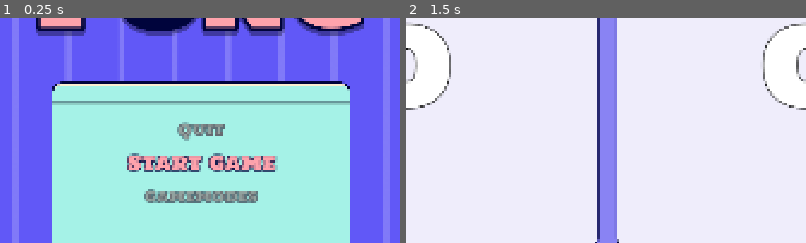
Above: before the commit, frames 1-2 (left to right).
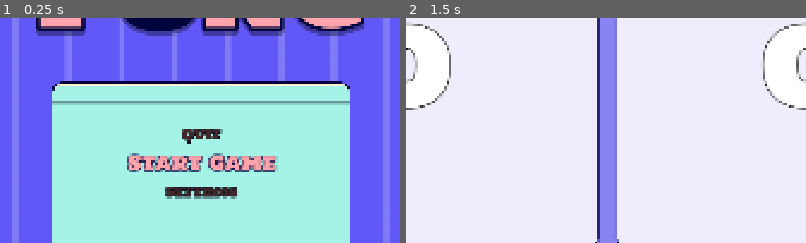
Above: after the commit, the same moments.

Repository: Jurinich/GDSG-WS-semester-project
Game: Godot game, scene res://scenes/main_menu.tscn
Two runs of this game, one before a commit and one after it. Both use one fixed random seed, a clock stepped at 60 frames per second and the inputs below.
Inputs (mouse positions are % of the whole screen's width and height, from its top left):
- Up to frame 1 (0.25 s): no input
- Up to frame 2 (1.5 s): click "Start Game" at 0.5 s; tap Enter at 1.25 s; move the mouse to (72, 45) at 1.27 s; hold W (upP1) from 1.28 s (still down); hold Space (Start) from 1.28 s (still down); click (72, 45) at 1.42 s
The pictures show only the part of the screen within x 25-75%, y 39-89%; the shares and areas given below are measured in that part.

The runs differ from the first frame. In frame 1, 2.6% of the frame differs, in the area x 36-65%, y 46-83%; in frame 2, nothing differs.

Commit message:
ui focus

Diff:
--- a/gdsg-semester-project-w-2025-/scenes/LoopingMenu.tscn
+++ b/gdsg-semester-project-w-2025-/scenes/LoopingMenu.tscn
@@ -14,4 +14,6 @@
 offset_bottom = -0.015014648
 grow_horizontal = 2
 grow_vertical = 2
+focus_mode = 2
 script = ExtResource("1_47ct2")
+horizontal = null
--- a/gdsg-semester-project-w-2025-/scenes/main_menu.tscn
+++ b/gdsg-semester-project-w-2025-/scenes/main_menu.tscn
@@ -87,12 +87,14 @@
 offset_top = 183.754
 offset_right = -358.5
 offset_bottom = -215.99304
+horizontal = false
 menu_radius = 80.0
 rotation_speed = 12.0
 fade_modifier = 0.0
 scale_modifier = 0.473
 
 [node name="StartButton" type="Button" parent="ButtonBox/LoopingMenu" unique_id=2049458779]
+modulate = Color(0.74509805, 0.74509805, 0.74509805, 1)
 z_index = 1
 layout_mode = 0
 offset_left = -178.0
@@ -101,37 +103,23 @@
 offset_bottom = 39.500008
 pivot_offset = Vector2(178, 39.500008)
 size_flags_vertical = 3
+focus_mode = 0
 theme = ExtResource("6_oa1go")
 theme_override_font_sizes/font_size = 48
 text = "Start Game"
 script = ExtResource("7_5dd4i")
 
-[node name="GamemodeButton" type="Button" parent="ButtonBox/LoopingMenu" unique_id=1624673556]
-modulate = Color(0.5, 0.5, 0.5, 0.5)
-layout_mode = 0
-offset_left = -179.0
-offset_top = 40.499947
-offset_right = 179.0
-offset_bottom = 119.50005
-scale = Vector2(0.7635, 0.7635)
-pivot_offset = Vector2(179, 39.5)
-size_flags_vertical = 3
-mouse_filter = 2
-theme = ExtResource("6_oa1go")
-theme_override_font_sizes/font_size = 48
-text = "Gamemodes"
-script = ExtResource("7_5dd4i")
-
 [node name="SettingsButton" type="Button" parent="ButtonBox/LoopingMenu" unique_id=2017300482]
-modulate = Color(0, 0, 0, 0)
+modulate = Color(0.18627451, 0.18627451, 0.18627451, 1)
 layout_mode = 0
 offset_left = -134.0
-offset_top = -39.500008
+offset_top = 29.782024
 offset_right = 134.0
-offset_bottom = 39.500008
-scale = Vector2(0.527, 0.527)
+offset_bottom = 108.78204
+scale = Vector2(0.64525, 0.64525)
 pivot_offset = Vector2(134, 39.500008)
 size_flags_vertical = 3
+focus_mode = 0
 mouse_filter = 2
 theme = ExtResource("6_oa1go")
 theme_override_font_sizes/font_size = 48
@@ -148,6 +136,7 @@
 scale = Vector2(0.527, 0.527)
 pivot_offset = Vector2(120, 39.5)
 size_flags_vertical = 3
+focus_mode = 0
 mouse_filter = 2
 theme = ExtResource("6_oa1go")
 theme_override_font_sizes/font_size = 48
@@ -155,15 +144,16 @@
 script = ExtResource("7_5dd4i")
 
 [node name="QuitButton" type="Button" parent="ButtonBox/LoopingMenu" unique_id=75757821]
-modulate = Color(0.5, 0.5, 0.5, 0.5)
+modulate = Color(0.18627451, 0.18627451, 0.18627451, 1)
 layout_mode = 0
 offset_left = -73.0
-offset_top = -119.5
+offset_top = -108.782036
 offset_right = 73.0
-offset_bottom = -40.5
-scale = Vector2(0.7635, 0.7635)
+offset_bottom = -29.782036
+scale = Vector2(0.64525, 0.64525)
 pivot_offset = Vector2(73, 39.5)
 size_flags_vertical = 3
+focus_mode = 0
 mouse_filter = 2
 theme = ExtResource("6_oa1go")
 theme_override_font_sizes/font_size = 48
@@ -279,9 +269,3 @@
 texture = ExtResource("11_lgwnu")
 expand_mode = 2
 stretch_mode = 4
-
-[connection signal="pressed" from="ButtonBox/LoopingMenu/StartButton" to="." method="_on_start_button_pressed"]
-[connection signal="pressed" from="ButtonBox/LoopingMenu/GamemodeButton" to="." method="_on_start_button_pressed"]
-[connection signal="pressed" from="ButtonBox/LoopingMenu/SettingsButton" to="." method="_on_settings_button_pressed"]
-[connection signal="pressed" from="ButtonBox/LoopingMenu/CreditsButton" to="." method="_on_credits_button_pressed"]
-[connection signal="pressed" from="ButtonBox/LoopingMenu/QuitButton" to="." method="_on_quit_button_pressed"]
--- a/gdsg-semester-project-w-2025-/scenes/player_selection_node.tscn
+++ b/gdsg-semester-project-w-2025-/scenes/player_selection_node.tscn
@@ -80,6 +80,7 @@
 [node name="SelectionLeft" type="TextureButton" parent="MarginContainer/HBoxContainer" unique_id=421449677]
 layout_mode = 2
 size_flags_horizontal = 3
+focus_mode = 0
 texture_normal = ExtResource("5_ph6ke")
 texture_pressed = ExtResource("5_ph6ke")
 texture_hover = ExtResource("5_ph6ke")
@@ -92,6 +93,7 @@
 [node name="SelectionRight" type="TextureButton" parent="MarginContainer/HBoxContainer" unique_id=1375249828]
 layout_mode = 2
 size_flags_horizontal = 3
+focus_mode = 0
 texture_normal = ExtResource("5_ph6ke")
 texture_pressed = ExtResource("5_ph6ke")
 texture_hover = ExtResource("5_ph6ke")
--- a/gdsg-semester-project-w-2025-/scripts/looping_menu.gd
+++ b/gdsg-semester-project-w-2025-/scripts/looping_menu.gd
@@ -1,6 +1,7 @@
 @tool
 extends Control
 
+@export var horizontal: bool = false
 @export var menu_radius: float = 300.0  # affects 3d effect and how far up/down the menu goes
 @export var rotation_speed: float = 10  # how fast the menu should spin
 
@@ -16,11 +17,13 @@
 var visual_selected_menu: float = selected_menu # used to smooth the animation
 var target_selected_menu: float = selected_menu # used to smooth the animation
 
-enum Direction {UP, DOWN}
+var focused: bool = false
 
 func _ready() -> void:
 	_populate_button_array()
 	alignment_position = size.x / 2
+	focus_entered.connect(_on_focused_changed.bind(true))
+	focus_exited.connect(_on_focused_changed.bind(false))
 	for button in buttons:
 		button.pressed.connect(_on_button_pressed.bind(button))
 
@@ -43,7 +46,7 @@
 		var offset = fposmod(i - visual_selected_menu + count / 2.0, count) - count / 2.0
 
 		var angle = clamp(offset / max_index_range, -1.0, 1.0) * PI
-		var y = sin(angle) * menu_radius
+		var position_offset = sin(angle) * menu_radius
 		var depth = cos(angle)
 
 		# depth gives (-1.0 to 1.0), need (0 to 1)
@@ -55,15 +58,22 @@
 		var color_level = fade_modifier + (1 - fade_modifier) * depth_level
 		var scale_level = depth_level
 
-		var target_position = Vector2(center.x, center.y + y) - button.size / 2.0
+		var target_position = Vector2(center.x, center.y) - button.size / 2.0
+		if horizontal:
+			target_position.x += position_offset
+		else:
+			target_position.y += position_offset
+
 		button.position = lerp(button.position, target_position, interpolation)
 
 		var target_scale = lerp(1.0 - scale_modifier, 1.0, scale_level)
 		button.scale = Vector2.ONE * target_scale
 
-		button.modulate = Color.WHITE * color_level
+		button.modulate = (Color.WHITE if focused else Color.GRAY) * color_level
+		if button.modulate.a > 0.1:
+			button.modulate.a = 1.0
 
-		button.z_index = int(depth_level)
+		button.z_index = round(depth_level)
 
 
 # Fill container with children (can also do buttons = get_children() but I wanted static typing)
@@ -72,18 +82,30 @@
 		if child is Button:
 			buttons.append(child)
 
-
-func _input(event: InputEvent) -> void:
-	if event.is_action_pressed("downP1") or event.is_action_pressed("downP2"):
+func _gui_input(event: InputEvent) -> void:
+	if _increase_event(event):
 		target_selected_menu += 1.0
 		selected_menu = posmod(roundi(target_selected_menu), buttons.size())
 		return
-	if event.is_action_pressed("upP1") or event.is_action_pressed("upP2"):
+	if _decrease_event(event):
 		target_selected_menu -= 1.0
 		selected_menu = posmod(roundi(target_selected_menu), buttons.size())
 		return
 	if event.is_action_pressed("Start"):
 		buttons[selected_menu].pressed.emit()
 
+func _increase_event(event: InputEvent) -> bool:
+	#if horizontal:
+		#return event.is_action_pressed("rightP1") || event.is_action_pressed("rightP2")
+	return event.is_action_pressed("downP1") || event.is_action_pressed("downP2")
+
+func _decrease_event(event: InputEvent) -> bool:
+	#if horizontal:
+		#return event.is_action_pressed("leftP1") || event.is_action_pressed("leftP2")
+	return event.is_action_pressed("upP1") || event.is_action_pressed("upP2")
+
 func _on_button_pressed(button: Button):
 	button_pressed.emit(button)
+
+func _on_focused_changed(focus: bool) -> void:
+	focused = focus;
--- a/gdsg-semester-project-w-2025-/scripts/main_menu_controller.gd
+++ b/gdsg-semester-project-w-2025-/scripts/main_menu_controller.gd
@@ -6,6 +6,7 @@
 
 
 func _ready():
+	looping_menu.grab_focus();
 	looping_menu.button_pressed.connect(_on_looping_menu_button_pressed)
 	if (GameManager.left_player_score <= 0 && GameManager.right_player_score <= 0):
 		info_label.text = ""
